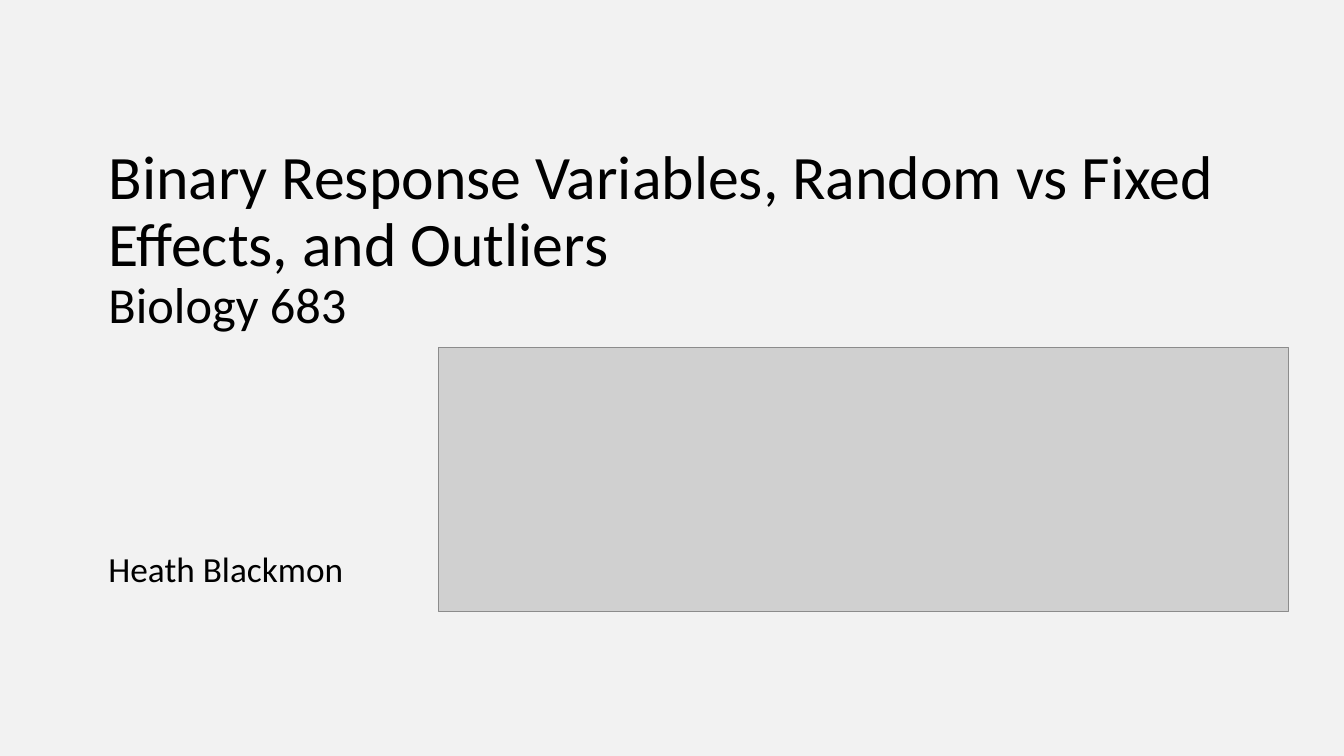
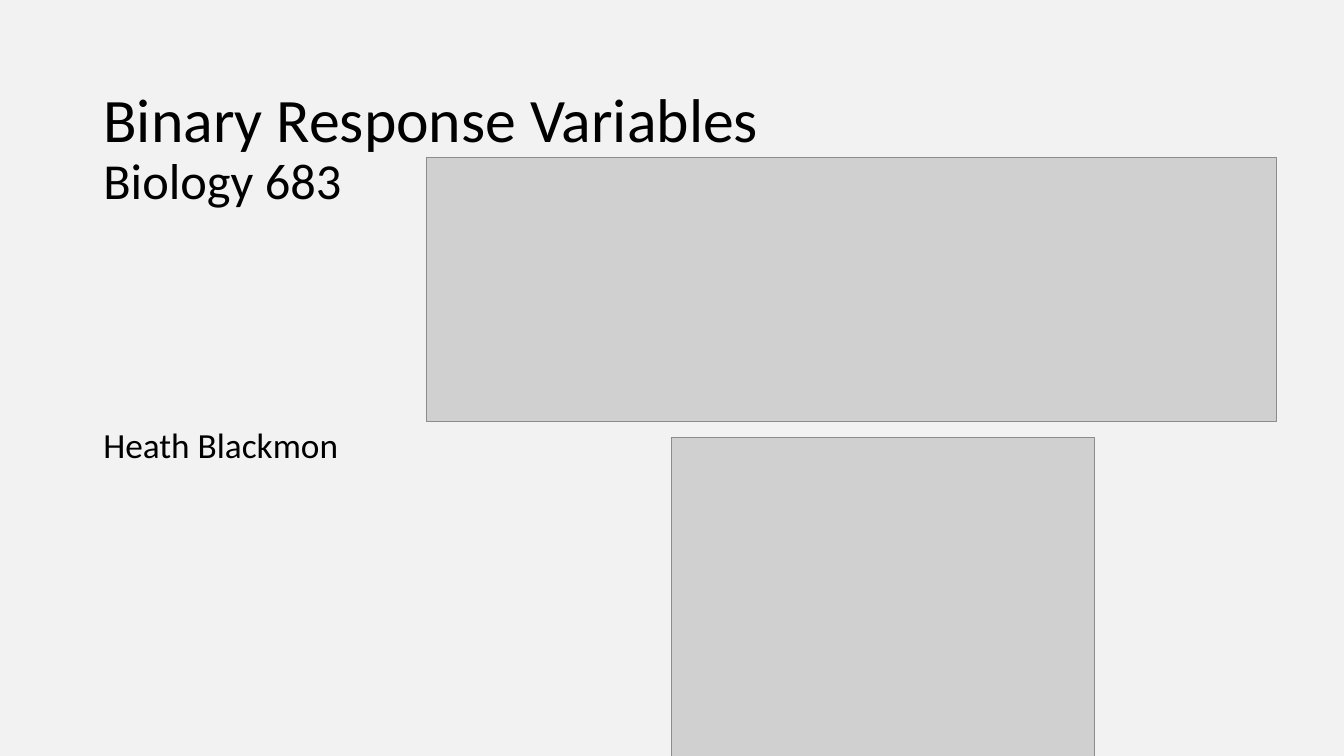
Before and after one commit to coleoguy/coleoguy.github.io, a slide deck: slide 1 of teaching/expdes/lectures/week7.pptx. Drawn at 1344x756 pixels with LibreOffice and Linux fonts; fonts in the diff are those of the drawing; grey boxes stand for pictures. Boxes give left, top, right and bottom in pixels: in the first picture for what was removed or moved away, otherwise in the second. Text is boxed around its words. In the diff, an @@ line names an element or a change of style, - is before the commit and + after.

```diff
--- a/teaching/expdes/lectures/week7.pptx
+++ b/teaching/expdes/lectures/week7.pptx
@@ title at <box>103,99,758,459</box>: text changed @@
-Binary Response Variables, Random vs Fixed Effects, and Outliers
-Biology 683
-Heath Blackmon
+Binary Response Variables
+Biology 683
+Heath Blackmon
@@ picture: place and size @@
-picture at <box>439,348,1290,612</box>
+picture at <box>426,157,1277,421</box>
@@ picture added at <box>673,438,1096,756</box> @@
```
Also in this commit, not shown: 2 other files.
